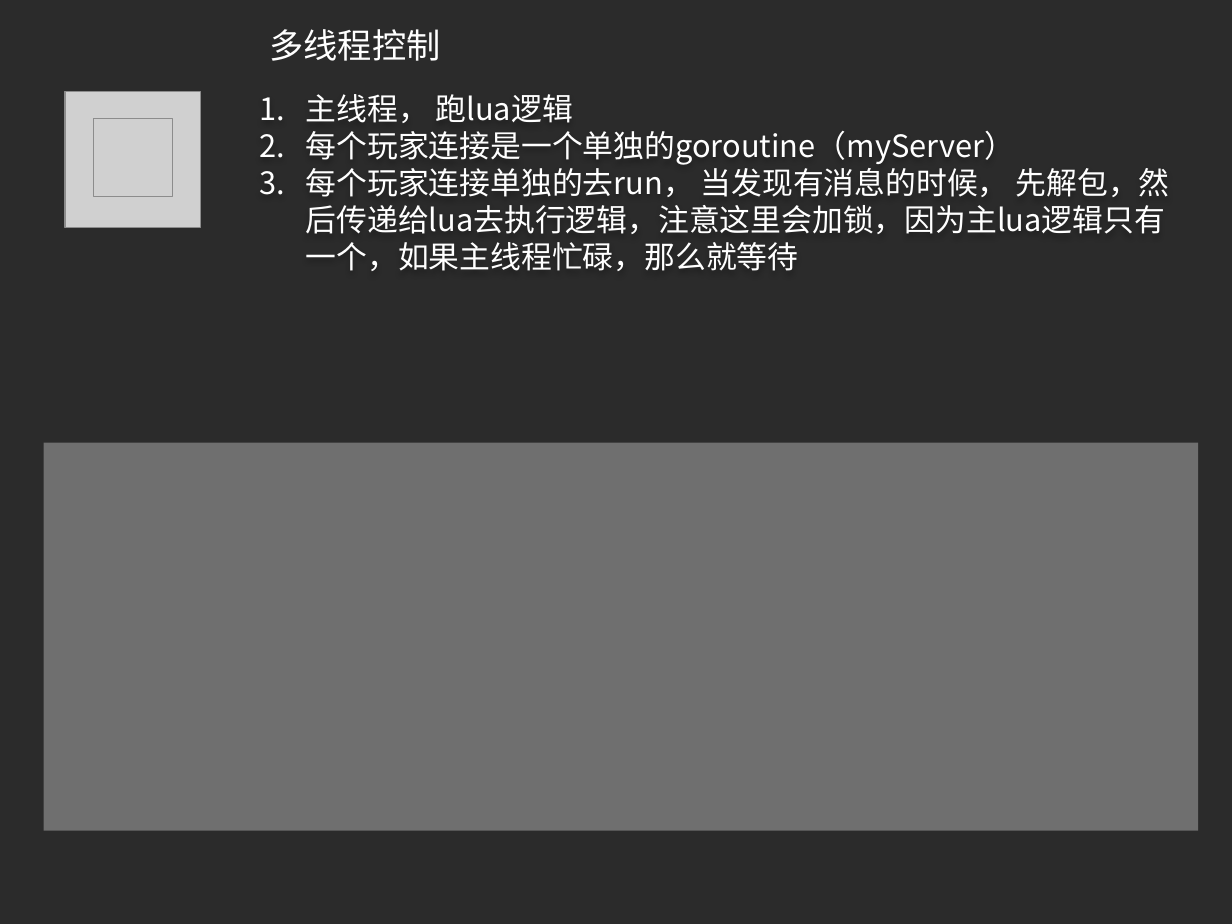
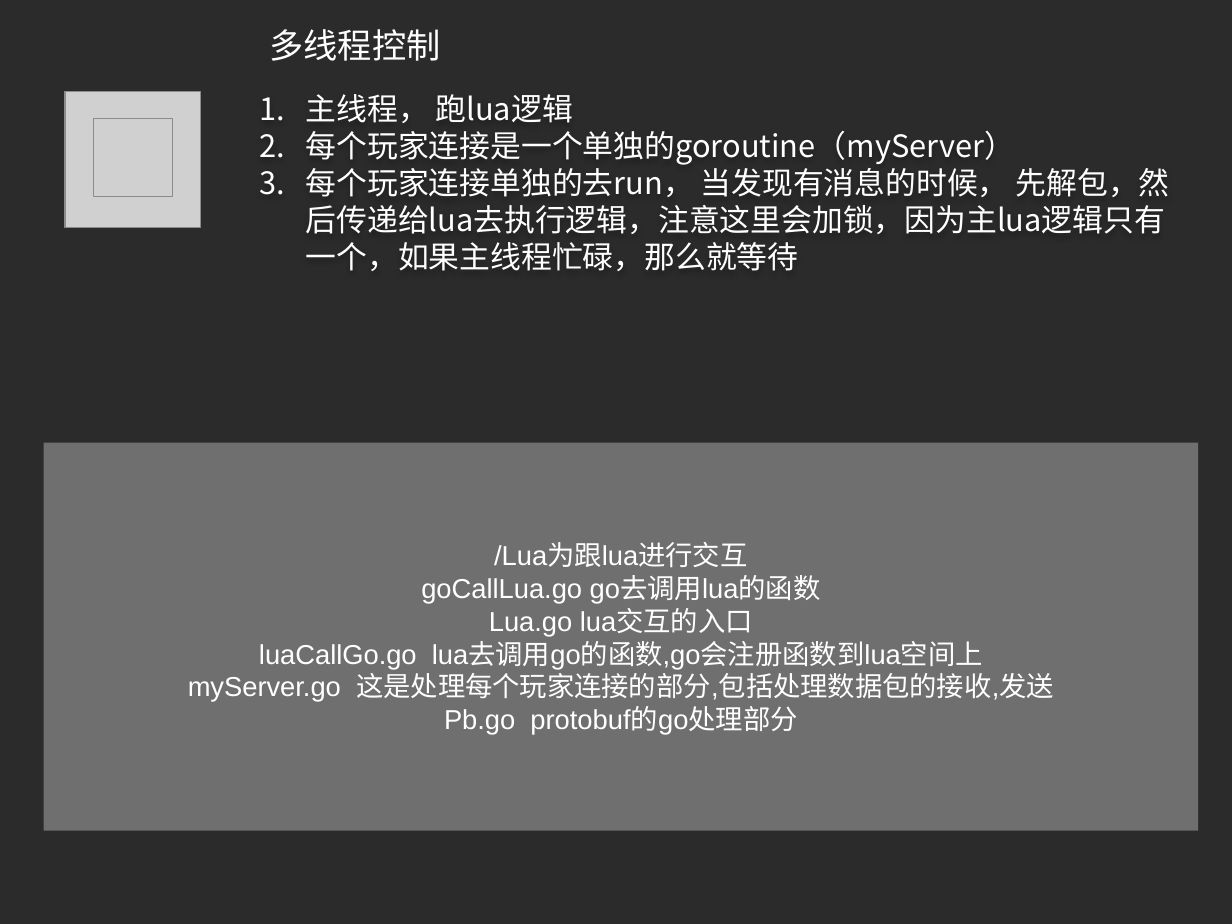
Before and after one commit to zgame/GoLangCode, a slide deck: slide 3 of ServerGameBYLua2/说明文档/服务器架构设计.pptx. Drawn at 1232x924 pixels with LibreOffice and Linux fonts; fonts in the diff are those of the drawing; grey boxes stand for pictures; background and template pictures are left out; a plain dark background stands for a picture behind light text. Boxes give left, top, right and bottom in pixels: in the first picture for what was removed or moved away, otherwise in the second. Text is boxed around its words. In the diff, an @@ line names an element or a change of style, - is before the commit and + after.

```diff
--- a/ServerGameBYLua2/说明文档/服务器架构设计.pptx
+++ b/ServerGameBYLua2/说明文档/服务器架构设计.pptx
@@ text in rectangle at [188,544,1054,735]: text added @@
+/Lua为跟lua进行交互
+goCallLua.go go去调用lua的函数
+Lua.go lua交互的入口
+luaCallGo.go lua去调用go的函数,go会注册函数到lua空间上
+myServer.go 这是处理每个玩家连接的部分,包括处理数据包的接收,发送
+Pb.go protobuf的go处理部分
```
Also in this commit, not shown: 5 other slides changed, 10 other files.
